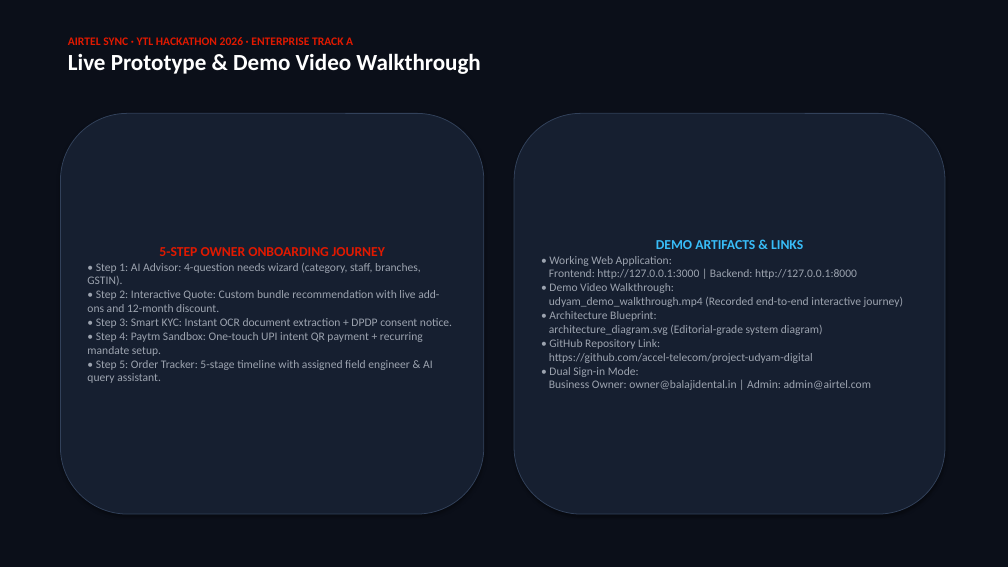
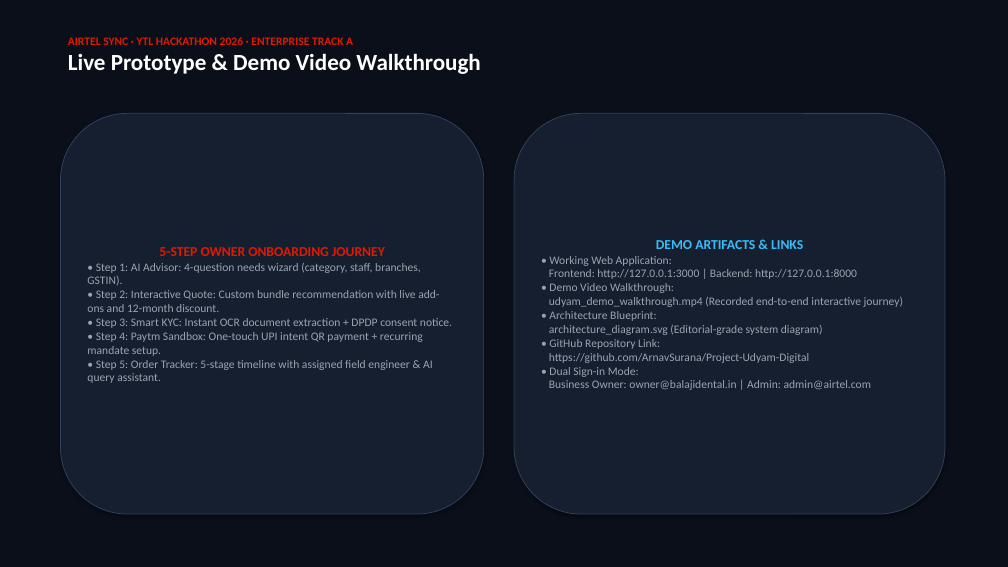
Before and after one commit to ArnavSurana/Project-Udyam-Digital, a slide deck: slide 5 of Project_Udyam_Digital_Presentation.pptx. Drawn at 1008x567 pixels with LibreOffice and Linux fonts; fonts in the diff are those of the drawing. Boxes give left, top, right and bottom in pixels: in the first picture for what was removed or moved away, otherwise in the second. Text is boxed around its words. In the diff, an @@ line names an element or a change of style, - is before the commit and + after.

Commit message:
docs: update presentation slide 5 with user repository link

```diff
--- a/Project_Udyam_Digital_Presentation.pptx
+++ b/Project_Udyam_Digital_Presentation.pptx
@@ text in rounded rectangle at <box>549,339,809,363</box>: text changed @@
-• GitHub Repository Link:
-https://github.com/accel-telecom/project-udyam-digital
+• GitHub Repository Link:
+https://github.com/ArnavSurana/Project-Udyam-Digital
```
